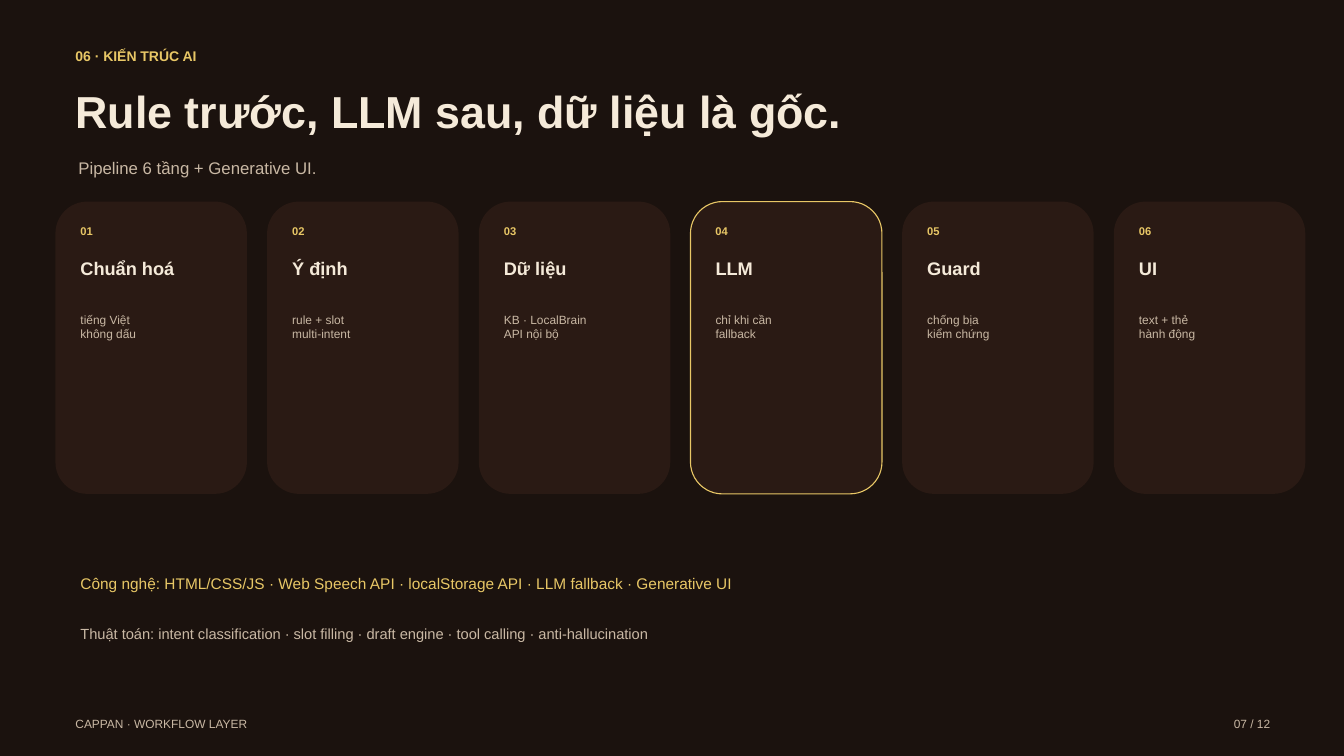
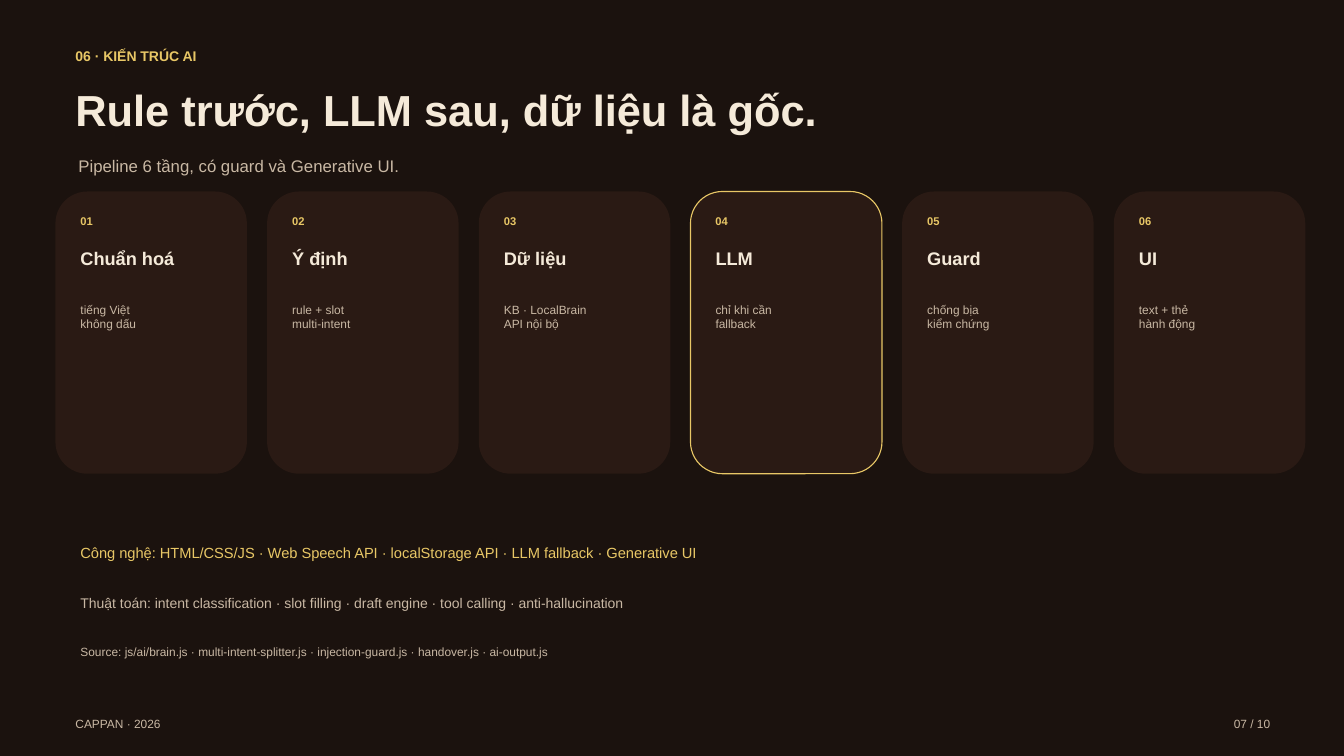
Before and after one commit to cappannguyen-0901/cappanwebdemo, a slide deck: slide 7 of cappan-slides.pptx. Drawn at 1344x756 pixels with LibreOffice and Linux fonts; fonts in the diff are those of the drawing. Boxes give left, top, right and bottom in pixels: in the first picture for what was removed or moved away, otherwise in the second. Text is boxed around its words. In the diff, an @@ line names an element or a change of style, - is before the commit and + after.

```diff
--- a/cappan-slides.pptx
+++ b/cappan-slides.pptx
@@ text "Rule trước, LLM sau, dữ ..." at [75,92,817,135]: size 32 to 31 pt @@
@@ text at [78,159,399,176]: text changed @@
-Pipeline 6 tầng + Generative UI.
+Pipeline 6 tầng, có guard và Generative UI.
@@ rounded rectangle: place and size @@
-rounded rectangle at [55,202,247,494]
+rounded rectangle at [55,192,247,474]
@@ rounded rectangle: place and size @@
-rounded rectangle at [267,202,459,494]
+rounded rectangle at [267,192,459,474]
@@ rounded rectangle: place and size @@
-rounded rectangle at [479,202,670,494]
+rounded rectangle at [479,192,670,474]
@@ rounded rectangle: place and size @@
-rounded rectangle at [691,202,882,494]
+rounded rectangle at [691,192,882,474]
@@ rounded rectangle: place and size @@
-rounded rectangle at [902,202,1094,494]
+rounded rectangle at [902,192,1094,474]
@@ rounded rectangle: place and size @@
-rounded rectangle at [1114,202,1306,494]
+rounded rectangle at [1114,192,1306,474]
@@ 12 texts: place and size @@
-12 texts at [80,227,1157,279]
+12 texts at [80,217,1157,269]
@@ text "tiếng Việt không dấu": place and size @@
-text "tiếng Việt không dấu" at [80,315,136,341]
+text "tiếng Việt không dấu" at [80,305,136,331]
@@ text "rule + slot multi-intent": place and size @@
-text "rule + slot multi-intent" at [292,315,350,338]
+text "rule + slot multi-intent" at [292,305,350,328]
@@ text "KB · LocalBrain API nội ...": place and size @@
-text "KB · LocalBrain API nội ..." at [504,315,586,340]
+text "KB · LocalBrain API nội ..." at [504,305,586,330]
@@ text "chỉ khi cần fallback": place and size @@
-text "chỉ khi cần fallback" at [716,315,772,338]
+text "chỉ khi cần fallback" at [716,305,772,328]
@@ text "chống bịa kiểm chứng": place and size @@
-text "chống bịa kiểm chứng" at [927,315,990,341]
+text "chống bịa kiểm chứng" at [927,305,990,331]
@@ text "text + thẻ hành động": place and size @@
-text "text + thẻ hành động" at [1139,315,1195,341]
+text "text + thẻ hành động" at [1139,305,1195,331]
@@ text "Công nghệ: HTML/CSS/JS · Web ...": place and size @@
-text "Công nghệ: HTML/CSS/JS · Web ..." at [80,577,731,592]
+text "Công nghệ: HTML/CSS/JS · Web ..." at [80,547,697,561]
@@ text "Công nghệ: HTML/CSS/JS · Web ..." at [80,547,697,561]: size 11 to 10.5 pt @@
@@ text "Thuật toán: intent classification · ...": place and size @@
-text "Thuật toán: intent classification · ..." at [80,628,648,642]
+text "Thuật toán: intent classification · ..." at [80,597,624,611]
@@ text "Thuật toán: intent classification · ..." at [80,597,624,611]: size 10.5 to 10 pt @@
@@ text added at [80,647,548,659], 8.5 pt, text #C9B8A4 @@
+Source: js/ai/brain.js · multi-intent-splitter.js · injection-guard.js · handover.js · ai-output.js
@@ text at [75,719,161,728]: text changed @@
-CAPPAN · WORKFLOW LAYER
+CAPPAN · 2026
@@ text at [1234,719,1270,728]: text changed @@
-07 / 12
+07 / 10
```
Also in this commit, not shown: 8 other slides changed, 1 slide added, 3 slides removed, 11 other files.
